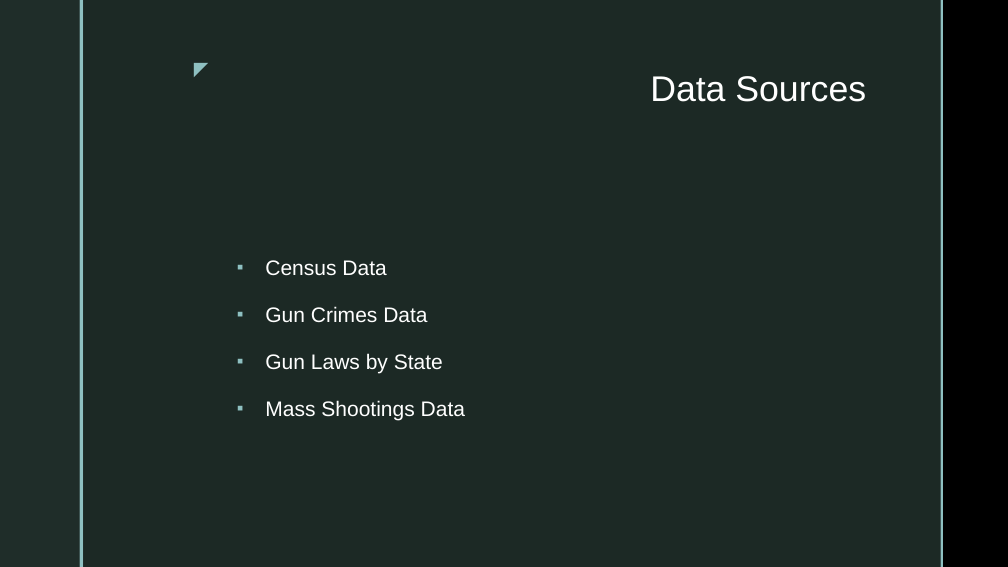
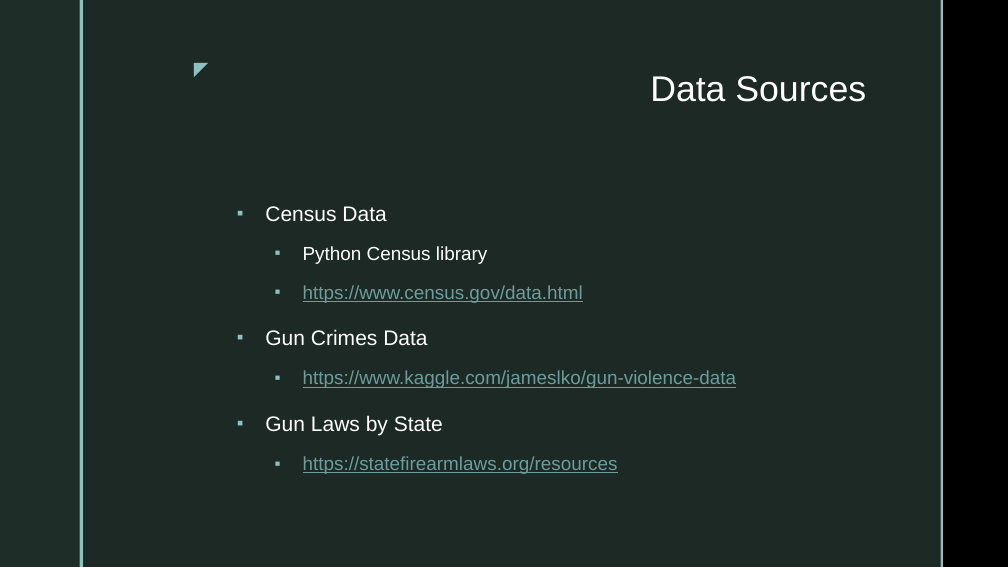
Before and after one commit to Vallito/Project_1, a slide deck: slide 3 of Affects of Gun Laws on Gun Crime.pptm. Drawn at 1008x567 pixels with LibreOffice and Linux fonts; fonts in the diff are those of the drawing; background and template pictures are left out. Boxes give left, top, right and bottom in pixels: in the first picture for what was removed or moved away, otherwise in the second. Text is boxed around its words. In the diff, an @@ line names an element or a change of style, - is before the commit and + after.

```diff
--- a/Affects of Gun Laws on Gun Crime.pptm
+++ b/Affects of Gun Laws on Gun Crime.pptm
@@ text at [303,246,583,303]: paragraphs added @@
+  ▪ Python Census library
+  ▪ https://www.census.gov/data.html
@@ text at [303,370,737,388]: paragraph added @@
+  ▪ https://www.kaggle.com/jameslko/gun-violence-data
@@ text at [303,456,618,474]: text changed; size 20 to 18 pt; text colour #FFFFFF to #6D9D9B @@
-▪ Mass Shootings Data
+  ▪ https://statefirearmlaws.org/resources
```
Also in this commit, not shown: 6 other slides changed, 4 slides added, 1 slide removed, 3 other files.
